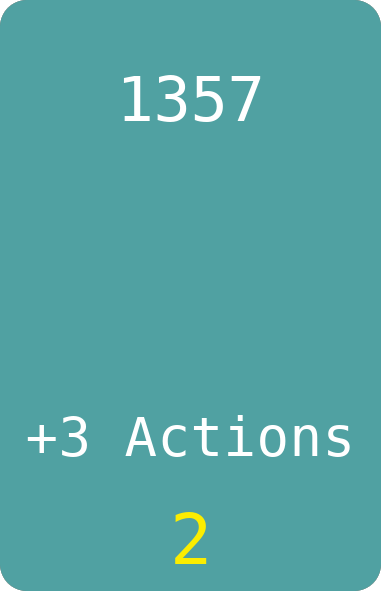
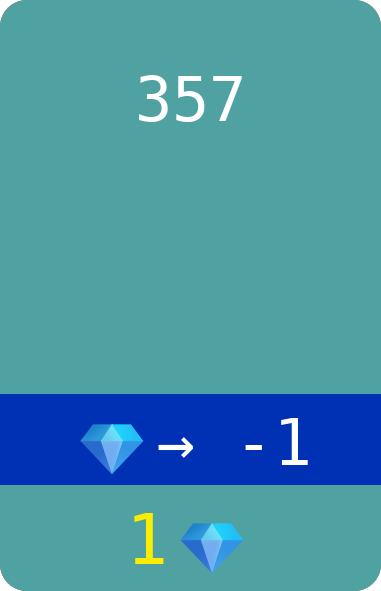
The second (381, 591) image is a revision of the first. Changes to its layers:
renamed "+3 Actions" to "💎→ -1", painted on it over <box>27,415,350,475</box>
renamed "2" to "1💎", painted on it over <box>134,512,244,574</box>
renamed "1357" to "357", painted on it over <box>123,75,261,122</box>
added layer "permanent" above "text-mask-border-bright" over <box>0,394,381,485</box>
